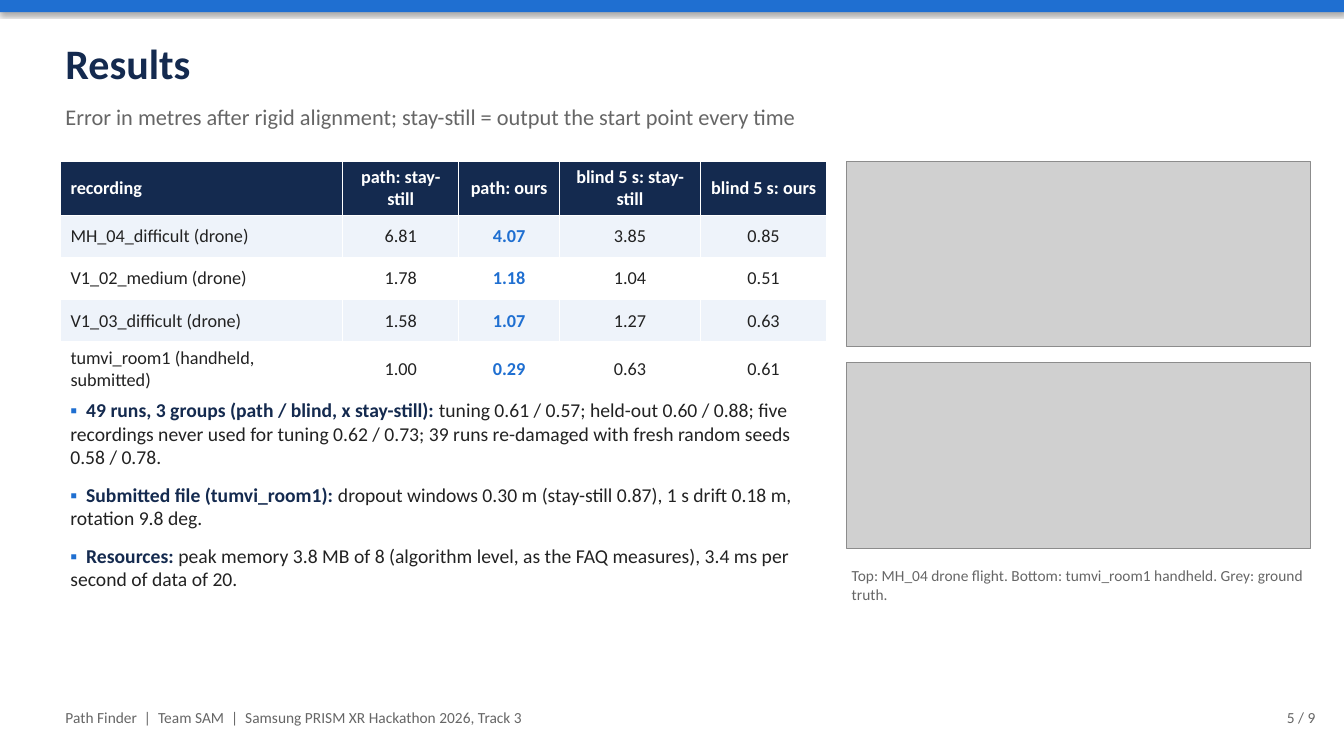
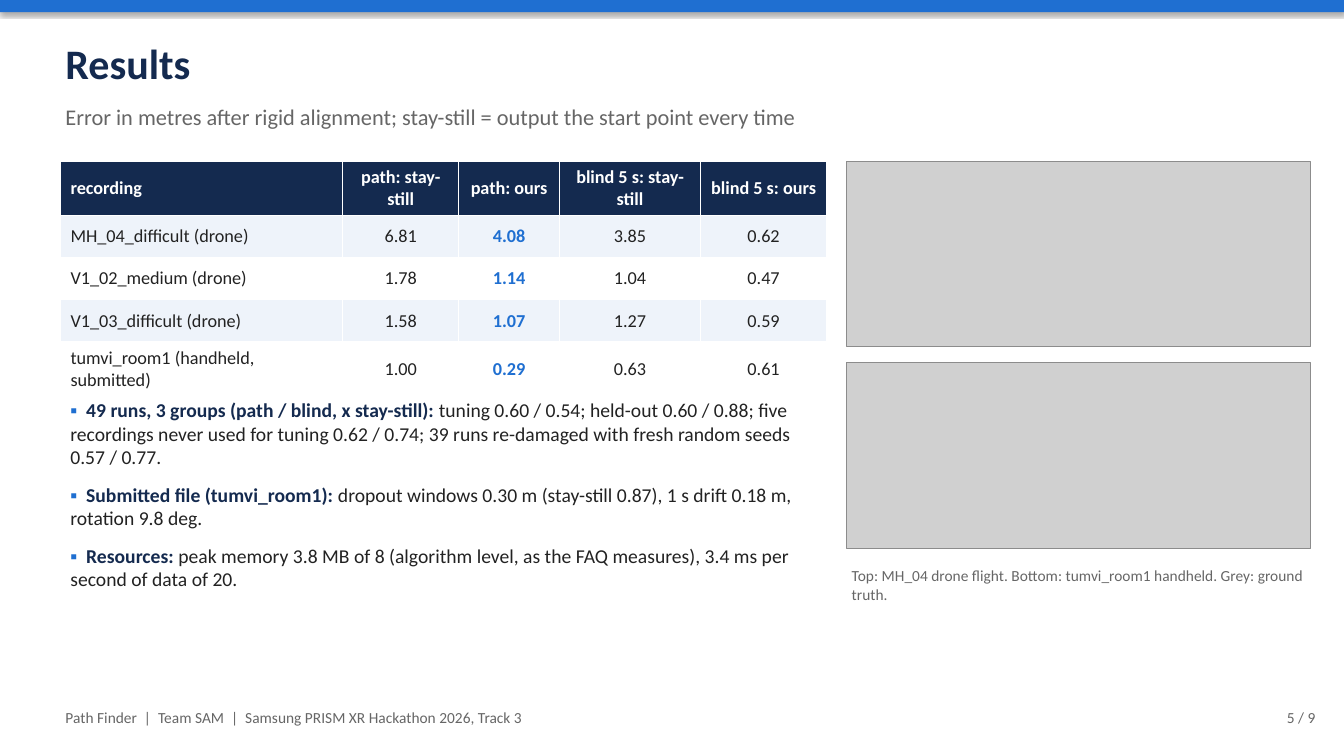
Before and after one commit to aniruddhamookerjee/Samsung-Prism, a slide deck: slide 5 of presentation/SRMIST_KTR_SAM.pptx. Drawn at 1344x756 pixels with LibreOffice and Linux fonts; fonts in the diff are those of the drawing; grey boxes stand for pictures. Boxes give left, top, right and bottom in pixels: in the first picture for what was removed or moved away, otherwise in the second. Text is boxed around its words. In the diff, an @@ line names an element or a change of style, - is before the commit and + after.

Commit message:
submission: trajectory regenerated; metadata, guides, slides updated (blind target 90%, drag offset 0.3)

```diff
--- a/presentation/SRMIST_KTR_SAM.pptx
+++ b/presentation/SRMIST_KTR_SAM.pptx
@@ table at box(60, 161, 827, 393) @@
-row 2, column 3: 4.07
+row 2, column 3: 4.08
-row 2, column 5: 0.85
+row 2, column 5: 0.62
-row 3, column 3: 1.18
+row 3, column 3: 1.14
-row 3, column 5: 0.51
+row 3, column 5: 0.47
-row 4, column 5: 0.63
+row 4, column 5: 0.59
@@ text at box(70, 402, 790, 464): text changed @@
-▪ 49 runs, 3 groups (path / blind, x stay-still): tuning 0.61 / 0.57; held-out 0.60 / 0.88; five recordings never used for tuning 0.62 / 0.73; 39 runs re-damaged with fresh random seeds 0.58 / 0.78.
+▪ 49 runs, 3 groups (path / blind, x stay-still): tuning 0.60 / 0.54; held-out 0.60 / 0.88; five recordings never used for tuning 0.62 / 0.74; 39 runs re-damaged with fresh random seeds 0.57 / 0.77.
```
Also in this commit, not shown: 1 other slide changed, 6 other files.
